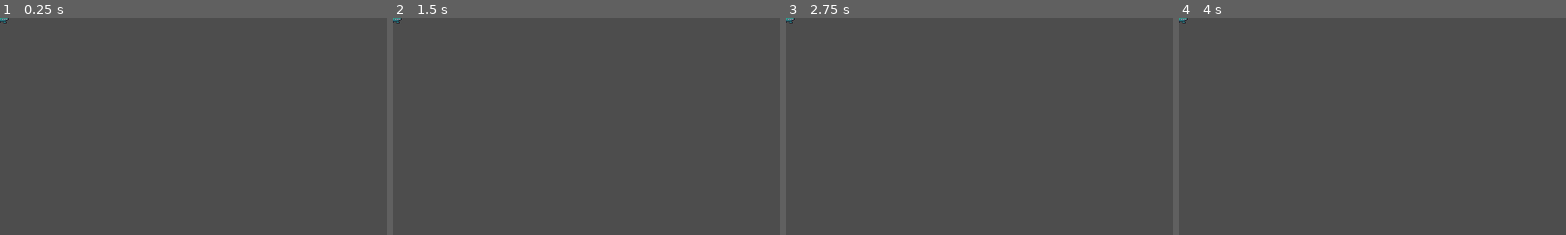
Above: before the commit, frames 1-4 (left to right).
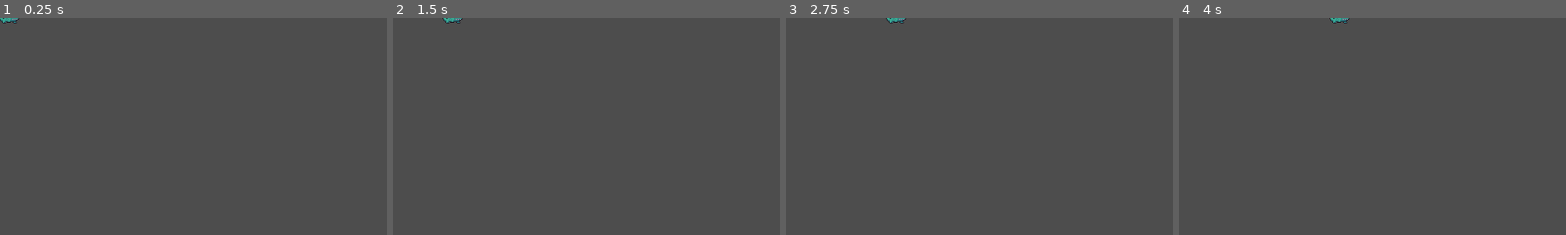
Above: after the commit, the same moments.

Repository: CakeRun/Vaerkstedsuge.github-brug-denne
Game: Godot game, scene res://Enemy 2 (crocodile)/Enemy 2.tscn
Same seed, same stepped clock (60 frames per second), same inputs: the game is played once before the commit and once after it. This scene is started directly instead of the project's main scene.
Inputs:
- Up to frame 1 (0.25 s): no input
- Up to frame 2 (1.5 s): tap Enter at 0.5 s; hold D (move_right) from 0.53 s (still down); tap X (attack) at 0.6, 1.35 s; tap Space (jump) at 0.77, 1.25 s
- Up to frame 3 (2.75 s): tap Space (jump) at 1.52 s; tap Enter at 2 s; release D (move_right) at 2.03 s; hold A (move_left) from 2.03 s (still down); tap X (attack) at 2.1 s
- Up to frame 4 (4 s): tap Space (jump) at 2.75, 3.02, 3.77 s; release A (move_left) at 2.78 s; hold D (move_right) from 2.78 s (still down); tap X (attack) at 2.85, 3.6 s; tap Enter at 3.5 s
The pictures show only the part of the screen within x 0-50%, y 0-50%; the shares and areas given below are measured in that part.

The runs differ from the first frame. In frame 1, less than 0.1% of the frame differs, in the area x 0-5%, y 0-3%; in frame 2, 0.1%; in frame 3, 0.1%, in the area x 0-32%, y 0-3%; in frame 4, 0.1%.
Error before the commit: Attempt to call function 'is_colliding' in base 'null instance' on a null instance. (res://Enemy)

Commit message:
idk bro, måske virker ormen nu

Diff:
--- a/GoDot/Enemy 1 (worm)/Enemy 1.tscn
+++ b/GoDot/Enemy 1 (worm)/Enemy 1.tscn
@@ -1,3 +1,60 @@
-[gd_scene format=3 uid="uid://c1ko10aern5er"]
+[gd_scene load_steps=8 format=3 uid="uid://c1ko10aern5er"]
 
-[node name="Enemy1" type="Node2D"]
+[ext_resource type="Script" path="res://Enemy 1 (worm)/Wormy.gd" id="1_1u01h"]
+[ext_resource type="Texture2D" uid="uid://dh0riep0w2olt" path="res://Graphics/Worm/Movement_(32 x 32).png" id="1_tq4wl"]
+
+[sub_resource type="AtlasTexture" id="AtlasTexture_5dh4a"]
+atlas = ExtResource("1_tq4wl")
+region = Rect2(1, 18, 31, 14)
+
+[sub_resource type="AtlasTexture" id="AtlasTexture_n23if"]
+atlas = ExtResource("1_tq4wl")
+region = Rect2(32, 18, 31, 14)
+
+[sub_resource type="AtlasTexture" id="AtlasTexture_o2per"]
+atlas = ExtResource("1_tq4wl")
+region = Rect2(63, 18, 31, 14)
+
+[sub_resource type="SpriteFrames" id="SpriteFrames_uvlm8"]
+animations = [{
+"frames": [{
+"duration": 1.0,
+"texture": SubResource("AtlasTexture_5dh4a")
+}, {
+"duration": 1.0,
+"texture": SubResource("AtlasTexture_n23if")
+}, {
+"duration": 1.0,
+"texture": SubResource("AtlasTexture_o2per")
+}],
+"loop": true,
+"name": &"default",
+"speed": 5.0
+}]
+
+[sub_resource type="RectangleShape2D" id="RectangleShape2D_hqvyd"]
+size = Vector2(20, 10)
+
+[node name="Worm" type="CharacterBody2D"]
+script = ExtResource("1_1u01h")
+
+[node name="AnimatedSprite2D" type="AnimatedSprite2D" parent="."]
+sprite_frames = SubResource("SpriteFrames_uvlm8")
+autoplay = "default"
+flip_h = true
+
+[node name="CollisionShape2D" type="CollisionShape2D" parent="."]
+position = Vector2(0, 2)
+shape = SubResource("RectangleShape2D_hqvyd")
+
+[node name="RayCastRight" type="RayCast2D" parent="."]
+target_position = Vector2(13, 0)
+
+[node name="RayCastLeft" type="RayCast2D" parent="."]
+target_position = Vector2(-12, 0)
+
+[node name="edgeRight" type="RayCast2D" parent="."]
+target_position = Vector2(16, 10)
+
+[node name="edgeLeft" type="RayCast2D" parent="."]
+target_position = Vector2(-15, 10)
--- /dev/null
+++ b/GoDot/Enemy 1 (worm)/Wormy.gd
@@ -0,0 +1,23 @@
+extends Node2D
+
+const SPEED = 30
+
+var direction = 1
+
+@onready var ray_cast_right = $RayCastRight
+@onready var ray_cast_left = $RayCastLeft
+@onready var animated_sprite = $AnimatedSprite2D
+@onready var edge_right = $edgeRight
+@onready var edge_left = $edgeLeft
+
+
+
+func _process(delta):
+	if ray_cast_right.is_colliding() or edge_right.is_colliding() == false:
+		direction = -1
+		animated_sprite.flip_h = false
+	if ray_cast_left.is_colliding() or edge_left.is_colliding() == false:
+		direction = 1
+		animated_sprite.flip_h = true
+
+	position.x += direction * SPEED * delta
--- a/GoDot/Enemy 2 (crocodile)/Crocoscript.gd
+++ b/GoDot/Enemy 2 (crocodile)/Crocoscript.gd
@@ -12,10 +12,10 @@
 
 
 func _process(delta):
-	if ray_cast_right.is_colliding() or edge_detector_right.is_colliding() == false:
+	if ray_cast_right.is_colliding():
 		direction = -1
 		animated_sprite.flip_h = false
-	if ray_cast_left.is_colliding() or edge_detector_left.is_colliding() == false:
+	if ray_cast_left.is_colliding():
 		direction = 1
 		animated_sprite.flip_h = true
 
--- a/GoDot/Enemy 2 (crocodile)/croc1.tscn
+++ /dev/null
@@ -1,235 +0,0 @@
-[gd_scene load_steps=32 format=3 uid="uid://bseq7ocox5nq7"]
-
-[ext_resource type="Script" path="res://brackeys_platformer_assets/teknikfagsugeSprite/enemy_2.gd" id="1_akmc7"]
-[ext_resource type="Texture2D" uid="uid://bobg5bx2u0j7k" path="res://brackeys_platformer_assets/teknikfagsugeSprite/croc/Crawl_&_Blink_(32 x 32).png" id="2_0yn5v"]
-[ext_resource type="Texture2D" uid="uid://bxt64xbcw4hx2" path="res://brackeys_platformer_assets/teknikfagsugeSprite/croc/Crawl_&_Chomp_(32 x 32).png" id="3_roht1"]
-[ext_resource type="Texture2D" uid="uid://y4r3lafvrt58" path="res://brackeys_platformer_assets/teknikfagsugeSprite/croc/Crawling_(32 x 32).png" id="4_2yjft"]
-
-[sub_resource type="AtlasTexture" id="AtlasTexture_ms7vb"]
-atlas = ExtResource("2_0yn5v")
-region = Rect2(0, 16, 32, 16)
-
-[sub_resource type="AtlasTexture" id="AtlasTexture_csq3h"]
-atlas = ExtResource("2_0yn5v")
-region = Rect2(32, 16, 32, 16)
-
-[sub_resource type="AtlasTexture" id="AtlasTexture_kbo7p"]
-atlas = ExtResource("2_0yn5v")
-region = Rect2(64, 16, 32, 16)
-
-[sub_resource type="AtlasTexture" id="AtlasTexture_gfbmo"]
-atlas = ExtResource("2_0yn5v")
-region = Rect2(96, 16, 32, 16)
-
-[sub_resource type="AtlasTexture" id="AtlasTexture_xxsms"]
-atlas = ExtResource("2_0yn5v")
-region = Rect2(128, 16, 32, 16)
-
-[sub_resource type="AtlasTexture" id="AtlasTexture_dxwnr"]
-atlas = ExtResource("2_0yn5v")
-region = Rect2(160, 16, 32, 16)
-
-[sub_resource type="AtlasTexture" id="AtlasTexture_3fiue"]
-atlas = ExtResource("2_0yn5v")
-region = Rect2(192, 16, 32, 16)
-
-[sub_resource type="AtlasTexture" id="AtlasTexture_gglbe"]
-atlas = ExtResource("2_0yn5v")
-region = Rect2(224, 16, 32, 16)
-
-[sub_resource type="AtlasTexture" id="AtlasTexture_7vbrl"]
-atlas = ExtResource("2_0yn5v")
-region = Rect2(256, 16, 32, 16)
-
-[sub_resource type="AtlasTexture" id="AtlasTexture_vwbjd"]
-atlas = ExtResource("2_0yn5v")
-region = Rect2(288, 16, 32, 16)
-
-[sub_resource type="AtlasTexture" id="AtlasTexture_yxk64"]
-atlas = ExtResource("2_0yn5v")
-region = Rect2(320, 16, 32, 16)
-
-[sub_resource type="AtlasTexture" id="AtlasTexture_0cni4"]
-atlas = ExtResource("2_0yn5v")
-region = Rect2(352, 16, 32, 16)
-
-[sub_resource type="AtlasTexture" id="AtlasTexture_4gvil"]
-atlas = ExtResource("3_roht1")
-region = Rect2(0, 16, 32, 16)
-
-[sub_resource type="AtlasTexture" id="AtlasTexture_xu4ug"]
-atlas = ExtResource("3_roht1")
-region = Rect2(32, 16, 32, 16)
-
-[sub_resource type="AtlasTexture" id="AtlasTexture_j3p7r"]
-atlas = ExtResource("3_roht1")
-region = Rect2(64, 16, 32, 16)
-
-[sub_resource type="AtlasTexture" id="AtlasTexture_ue3g4"]
-atlas = ExtResource("3_roht1")
-region = Rect2(96, 16, 32, 16)
-
-[sub_resource type="AtlasTexture" id="AtlasTexture_w7jhy"]
-atlas = ExtResource("3_roht1")
-region = Rect2(128, 16, 32, 16)
-
-[sub_resource type="AtlasTexture" id="AtlasTexture_cf7od"]
-atlas = ExtResource("3_roht1")
-region = Rect2(160, 16, 32, 16)
-
-[sub_resource type="AtlasTexture" id="AtlasTexture_cqqc1"]
-atlas = ExtResource("4_2yjft")
-region = Rect2(0, 16, 32, 16)
-
-[sub_resource type="AtlasTexture" id="AtlasTexture_ycfr2"]
-atlas = ExtResource("4_2yjft")
-region = Rect2(32, 16, 32, 16)
-
-[sub_resource type="AtlasTexture" id="AtlasTexture_8cdk7"]
-atlas = ExtResource("4_2yjft")
-region = Rect2(64, 16, 32, 16)
-
-[sub_resource type="AtlasTexture" id="AtlasTexture_bx50w"]
-atlas = ExtResource("4_2yjft")
-region = Rect2(96, 16, 32, 16)
-
-[sub_resource type="AtlasTexture" id="AtlasTexture_feej4"]
-atlas = ExtResource("4_2yjft")
-region = Rect2(128, 16, 32, 16)
-
-[sub_resource type="AtlasTexture" id="AtlasTexture_ssrhq"]
-atlas = ExtResource("4_2yjft")
-region = Rect2(160, 16, 32, 16)
-
-[sub_resource type="SpriteFrames" id="SpriteFrames_dmwrl"]
-animations = [{
-"frames": [{
-"duration": 1.0,
-"texture": SubResource("AtlasTexture_ms7vb")
-}, {
-"duration": 1.0,
-"texture": SubResource("AtlasTexture_csq3h")
-}, {
-"duration": 1.0,
-"texture": SubResource("AtlasTexture_kbo7p")
-}, {
-"duration": 1.0,
-"texture": SubResource("AtlasTexture_gfbmo")
-}, {
-"duration": 1.0,
-"texture": SubResource("AtlasTexture_xxsms")
-}, {
-"duration": 1.0,
-"texture": SubResource("AtlasTexture_dxwnr")
-}, {
-"duration": 1.0,
-"texture": SubResource("AtlasTexture_3fiue")
-}, {
-"duration": 1.0,
-"texture": SubResource("AtlasTexture_gglbe")
-}, {
-"duration": 1.0,
-"texture": SubResource("AtlasTexture_7vbrl")
-}, {
-"duration": 1.0,
-"texture": SubResource("AtlasTexture_vwbjd")
-}, {
-"duration": 1.0,
-"texture": SubResource("AtlasTexture_yxk64")
-}, {
-"duration": 1.0,
-"texture": SubResource("AtlasTexture_0cni4")
-}],
-"loop": true,
-"name": &"WalkNBlink",
-"speed": 5.0
-}, {
-"frames": [{
-"duration": 1.0,
-"texture": SubResource("AtlasTexture_4gvil")
-}, {
-"duration": 1.0,
-"texture": SubResource("AtlasTexture_xu4ug")
-}, {
-"duration": 1.0,
-"texture": SubResource("AtlasTexture_j3p7r")
-}, {
-"duration": 1.0,
-"texture": SubResource("AtlasTexture_ue3g4")
-}, {
-"duration": 1.0,
-"texture": SubResource("AtlasTexture_w7jhy")
-}, {
-"duration": 1.0,
-"texture": SubResource("AtlasTexture_cf7od")
-}],
-"loop": false,
-"name": &"chomp",
-"speed": 5.0
-}, {
-"frames": [{
-"duration": 1.0,
-"texture": SubResource("AtlasTexture_cqqc1")
-}, {
-"duration": 1.0,
-"texture": SubResource("AtlasTexture_ycfr2")
-}, {
-"duration": 1.0,
-"texture": SubResource("AtlasTexture_8cdk7")
-}, {
-"duration": 1.0,
-"texture": SubResource("AtlasTexture_bx50w")
-}, {
-"duration": 1.0,
-"texture": SubResource("AtlasTexture_feej4")
-}, {
-"duration": 1.0,
-"texture": SubResource("AtlasTexture_ssrhq")
-}],
-"loop": true,
-"name": &"defaultWalk",
-"speed": 5.0
-}]
-
-[sub_resource type="RectangleShape2D" id="RectangleShape2D_mufod"]
-size = Vector2(26, 13)
-
-[sub_resource type="CircleShape2D" id="CircleShape2D_6k7g3"]
-radius = 84.006
-
-[node name="CharacterBody2D" type="CharacterBody2D"]
-collision_mask = 3
-script = ExtResource("1_akmc7")
-
-[node name="AnimatedSprite2D" type="AnimatedSprite2D" parent="."]
-sprite_frames = SubResource("SpriteFrames_dmwrl")
-animation = &"chomp"
-autoplay = "WalkNBlink"
-flip_h = true
-
-[node name="CollisionShape2D" type="CollisionShape2D" parent="."]
-position = Vector2(3, 1.5)
-shape = SubResource("RectangleShape2D_mufod")
-
-[node name="killzone placeholder" type="Node" parent="."]
-
-[node name="RayCastRight" type="RayCast2D" parent="."]
-target_position = Vector2(18, 0)
-
-[node name="RayCastLeft" type="RayCast2D" parent="."]
-target_position = Vector2(-18, 0)
-
-[node name="detectionzone" type="Area2D" parent="."]
-collision_layer = 2
-collision_mask = 2
-
-[node name="CollisionShape2D" type="CollisionShape2D" parent="detectionzone"]
-shape = SubResource("CircleShape2D_6k7g3")
-
-[node name="edgeDetectorRight" type="RayCast2D" parent="."]
-target_position = Vector2(16, 9)
-
-[node name="edgeDetectorLeft" type="RayCast2D" parent="."]
-target_position = Vector2(-15, 9)
-
-[connection signal="body_entered" from="detectionzone" to="." method="_on_detectionzone_body_entered"]
